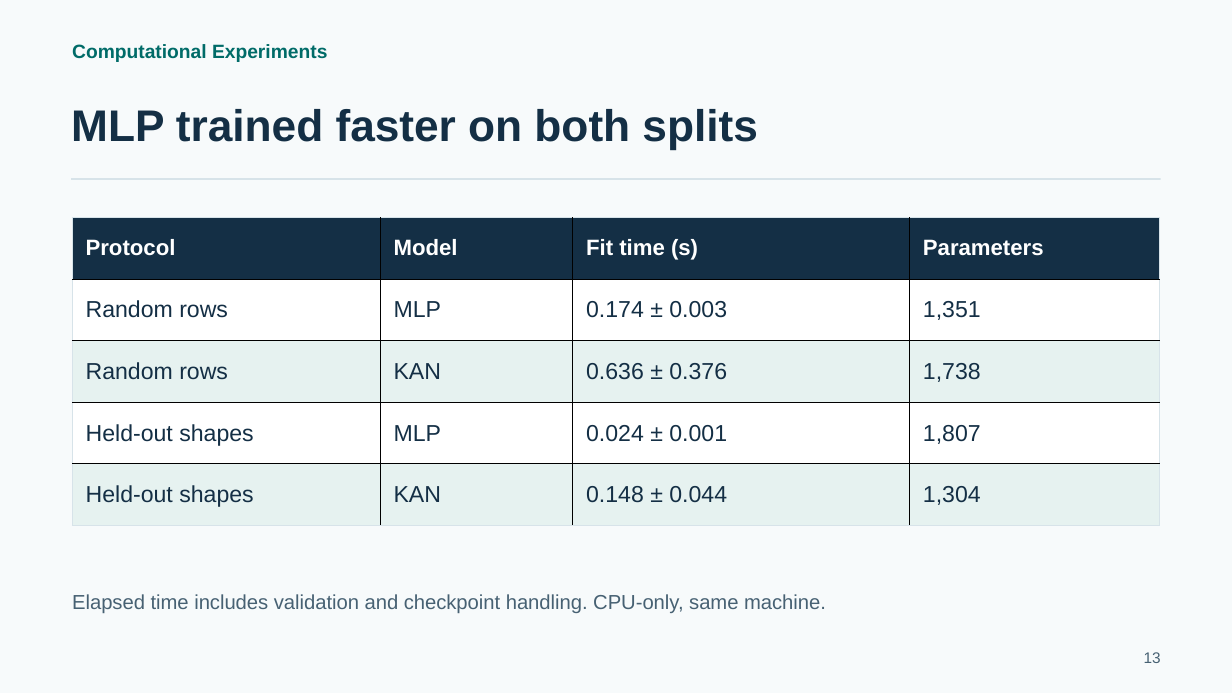
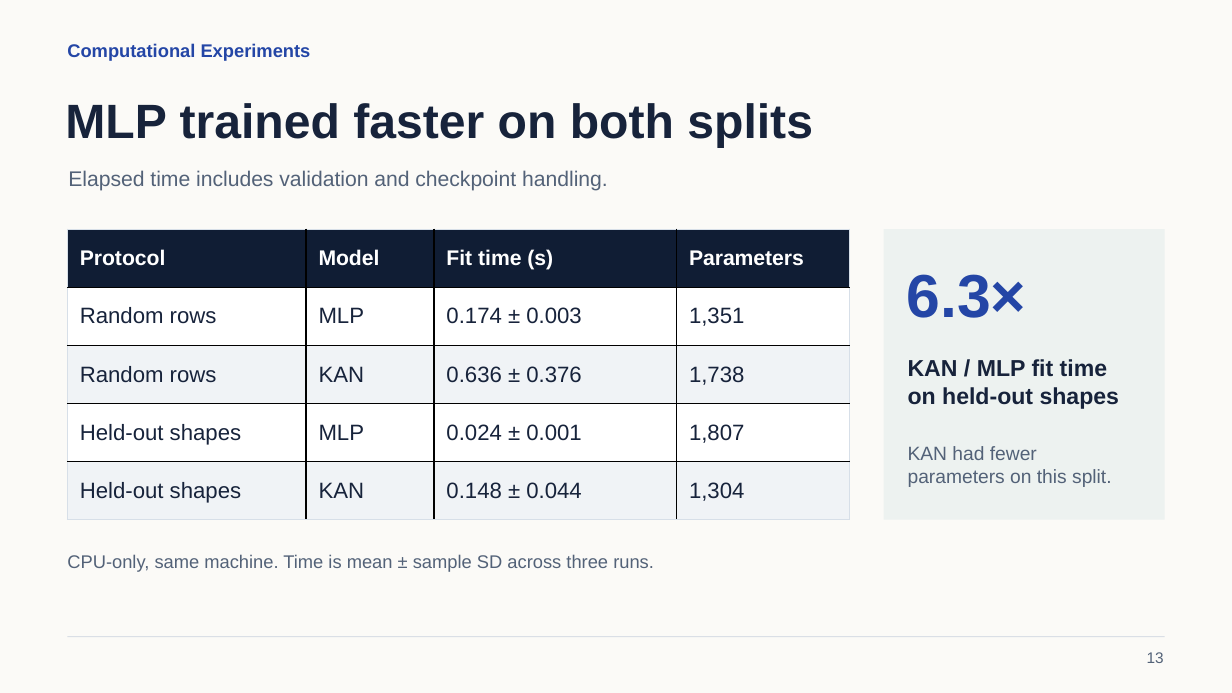
Before and after one commit to wei470/8610-Project, a slide deck: slide 13 of Presentation.pptx. Drawn at 1232x693 pixels with LibreOffice and Linux fonts; fonts in the diff are those of the drawing. Boxes give left, top, right and bottom in pixels: in the first picture for what was removed or moved away, otherwise in the second. Text is boxed around its words. In the diff, an @@ line names an element or a change of style, - is before the commit and + after.

```diff
--- a/Presentation.pptx
+++ b/Presentation.pptx
@@ background #F7FAFB to #FBFAF7 @@
@@ text "Computational Experiments" at <box>67,43,311,61</box>: size 15 to 14.2 pt, text colour #006B68 to #2446A6 @@
@@ text "MLP trained faster on both ..." at <box>65,103,813,148</box>: size 34.5 to 37.5 pt, text colour #142F45 to #17233B @@
@@ text at <box>68,170,608,191</box>: text changed; size 15.8 to 16.5 pt; text colour #476173 to #536278 @@
-Elapsed time includes validation and checkpoint handling. CPU-only, same machine.
+Elapsed time includes validation and checkpoint handling.
@@ rectangle removed at <box>71,178,1161,180</box> @@
@@ table at <box>67,229,850,520</box> @@
@@ fill #142F45 to #101D34 in row 1 @@
@@ fill #E6F2F0 to #F0F3F6 in 8 cells @@
@@ size 17.2 to 16.5 pt in "Protocol", "Model", "Fit time (s)", "Parameters" @@
@@ size 18 to 17.2 pt, text colour #142F45 to #17233B in "Random rows", "MLP", "0.174 ± 0.003", "1,351" and 12 more places @@
@@ borders changed @@
@@ table: place and size @@
-table at <box>72,217,1160,525</box>
+table at <box>67,229,850,520</box>
@@ rectangle added at <box>884,229,1165,520</box>, fill #EDF2F0 @@
@@ text added at <box>907,274,1027,318</box>, 47.2 pt, text #2446A6, bold @@
+6.3×
@@ text added at <box>908,359,1120,409</box>, 18 pt, text #17233B, bold @@
+KAN / MLP fit time on held-out shapes
@@ text added at <box>908,446,1112,487</box>, 15 pt, text #536278 @@
+KAN had fewer parameters on this split.
@@ text added at <box>67,554,654,572</box>, 14.2 pt, text #536278 @@
+CPU-only, same machine. Time is mean ± sample SD across three runs.
@@ rectangle added at <box>67,637,1165,638</box>, fill #DADFE6 @@
@@ text "13" at <box>1147,652,1164,663</box>: text colour #476173 to #536278 @@
```
Also in this commit, not shown: 9 other slides changed, 5 slides added, 5 slides removed.
